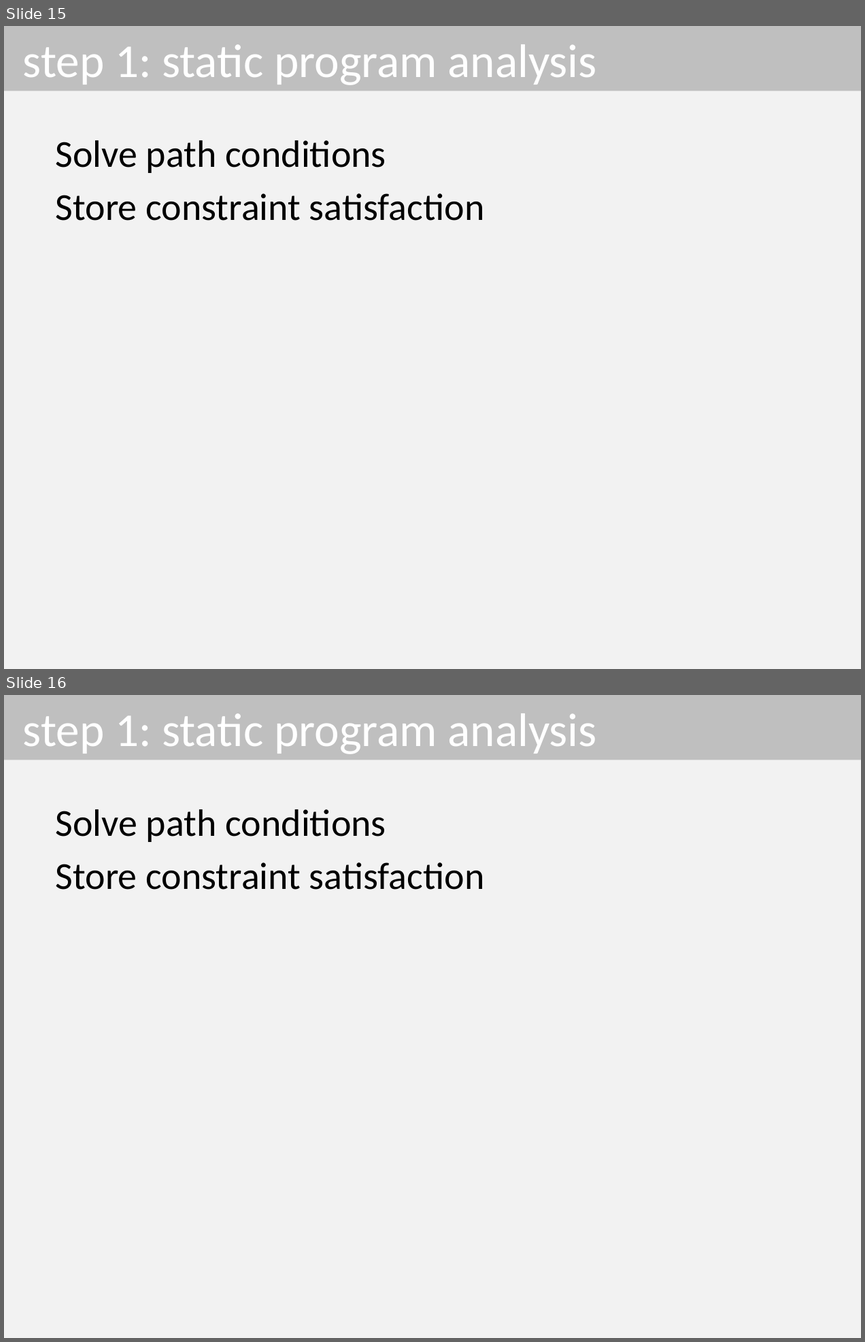
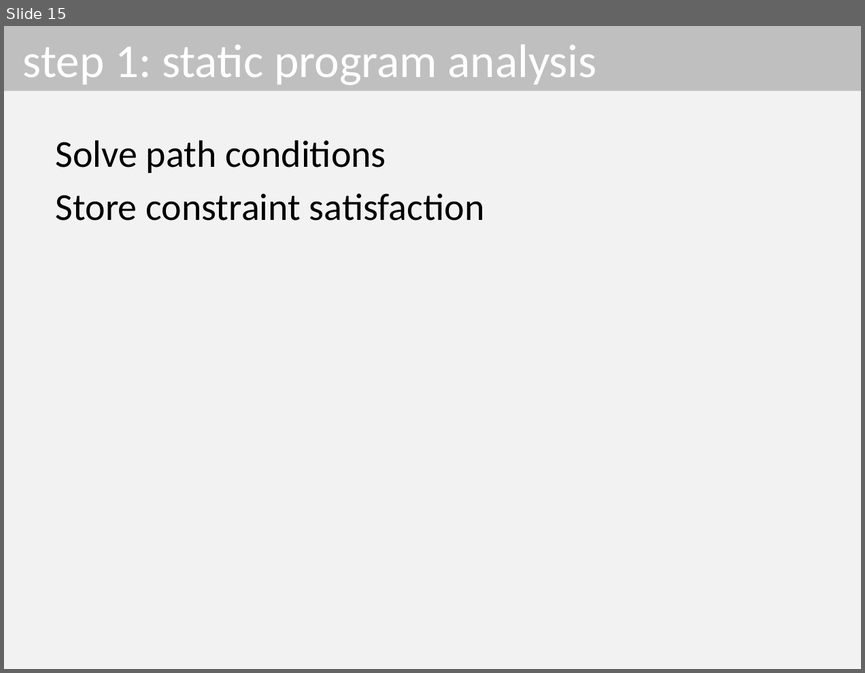
Before and after one commit to dinhngocthi/GAsource, a slide deck: CFT4CUnitSrc/src/report/ACOMP2016_Presentation.pptx. Shown one above the other, each under a label of ours: slides 15 and 16 before the commit, slide 15 after it. The pictures are 865x1342 and 865x673 pixels, drawn with LibreOffice and Linux fonts; fonts in the diff are those of the drawing. Boxes give left, top, right and bottom in pixels: in the first picture for what was removed or moved away, otherwise in the second. Text is boxed around its words. In the diff, an @@ line names an element or a change of style, - is before the commit and + after.

```diff
--- a/CFT4CUnitSrc/src/report/ACOMP2016_Presentation.pptx
+++ b/CFT4CUnitSrc/src/report/ACOMP2016_Presentation.pptx
@@ slide 16 removed at [4, 695, 861, 1338], background #F2F2F2 @@
@@ title removed at [4, 695, 861, 760] @@
-step 1: static program analysis
@@ text removed at [56, 809, 484, 889] @@
-Solve path conditions
-Store constraint satisfaction
```
Also in this commit, not shown: 6 slides changed, 7 slides added.
